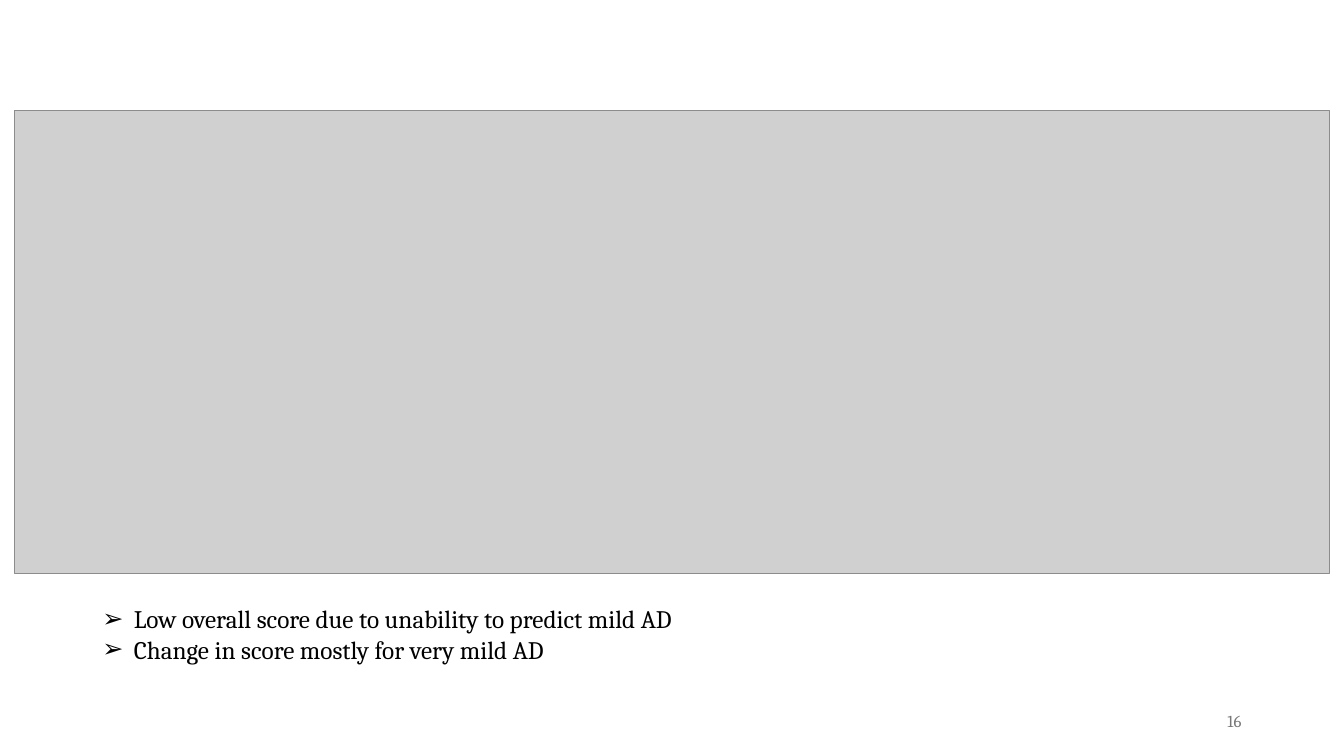
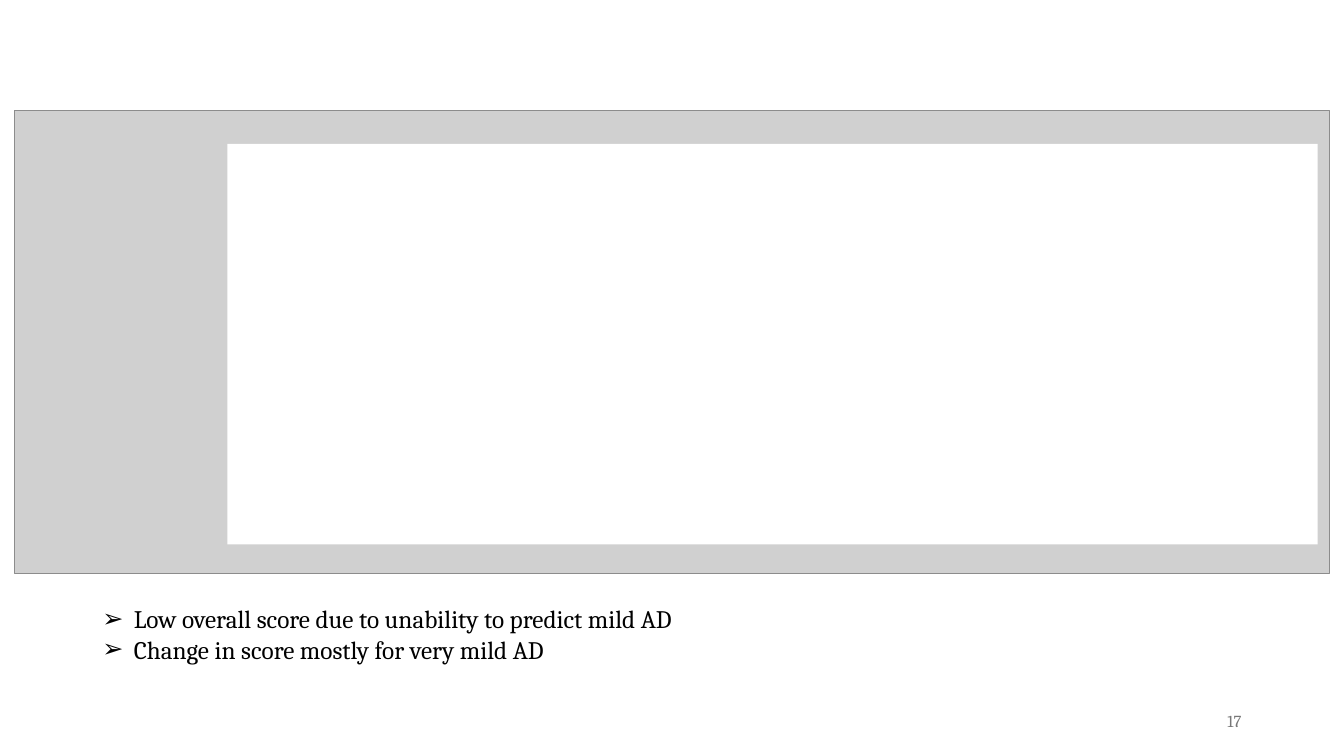
Before and after one commit to HenriSmidt/Alzheimer_Detection, a slide deck: slide 17 of Presentation.pptx (slide 16 before the commit). Drawn at 1344x756 pixels with LibreOffice and Linux fonts; fonts in the diff are those of the drawing; grey boxes stand for pictures. Boxes give left, top, right and bottom in pixels: in the first picture for what was removed or moved away, otherwise in the second. Text is boxed around its words. In the diff, an @@ line names an element or a change of style, - is before the commit and + after.

```diff
--- a/Presentation.pptx
+++ b/Presentation.pptx
@@ rectangle added at (x1=228, y1=144, x2=1319, y2=545), fill #FFFFFF @@
@@ page number at (x1=1227, y1=716, x2=1241, y2=727): text changed @@
-16
+17
```
Also in this commit, not shown: 5 other slides changed, 1 slide added.
